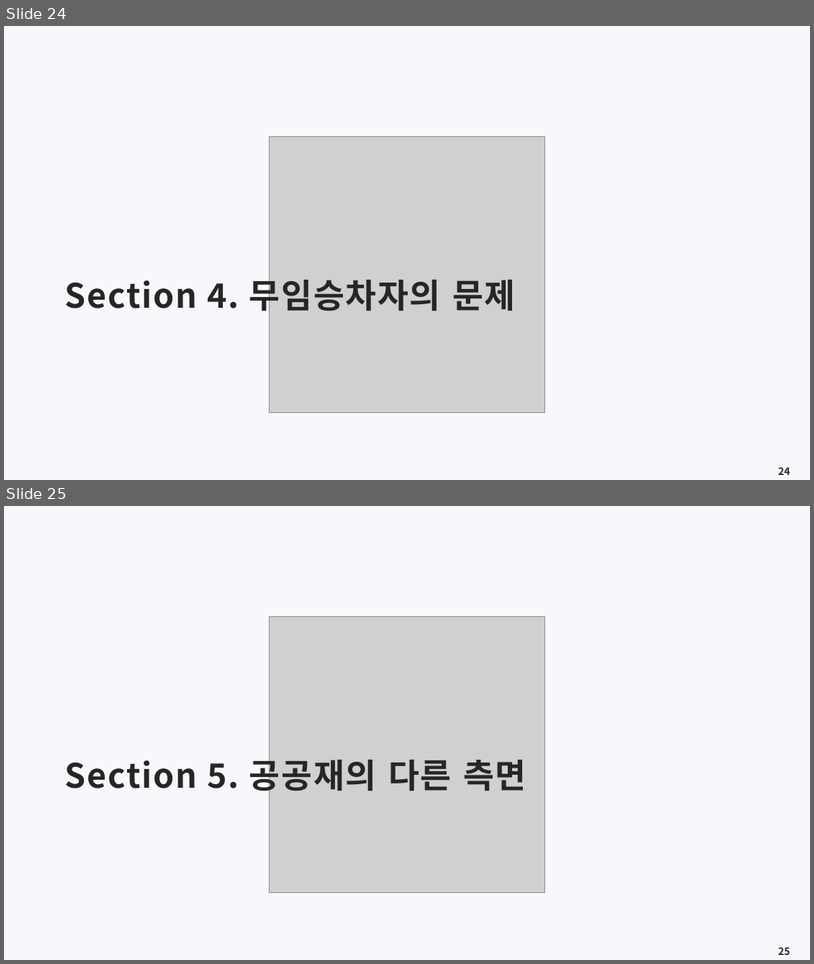
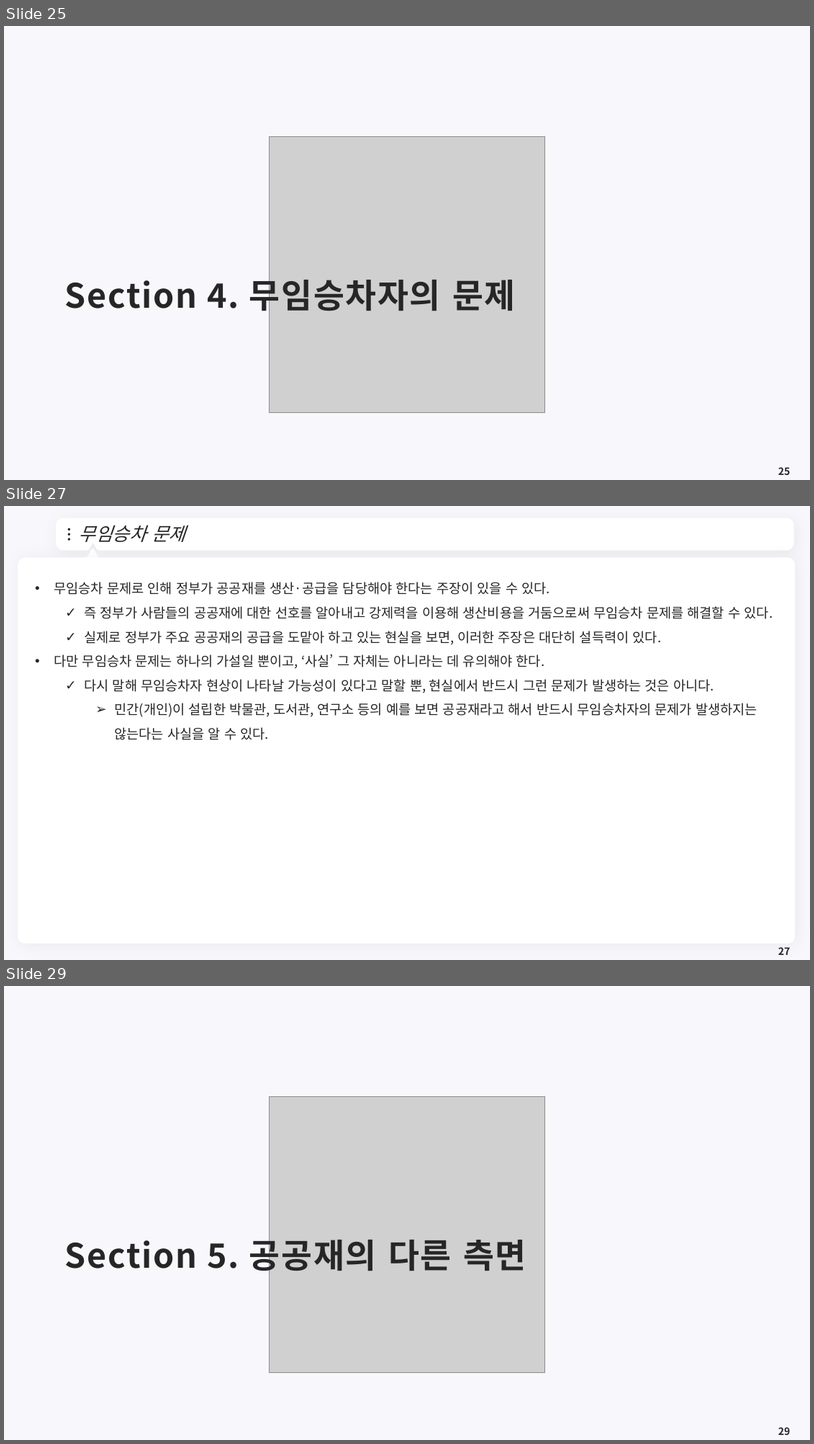
Before and after one commit to meandthey/Teaching, a slide deck: 재정학/01_Lectures/재정학_Chapter_4.pptx. Shown one above the other, each under a label of ours: slides 24 and 25 before the commit, slides 25, 27 and 29 after it; the slides between them are not shown. The pictures are 814x964 and 814x1444 pixels, drawn with LibreOffice and Linux fonts; fonts in the diff are those of the drawing; grey boxes stand for pictures; background and template pictures are left out. Boxes give left, top, right and bottom in pixels: in the first picture for what was removed or moved away, otherwise in the second. Text is boxed around its words. In the diff, an @@ line names an element or a change of style, - is before the commit and + after.

```diff
--- a/재정학/01_Lectures/재정학_Chapter_4.pptx
+++ b/재정학/01_Lectures/재정학_Chapter_4.pptx
@@ slide 27 added at (4, 506, 810, 960), background #F8F7FC @@
@@ freeform shape added at (59, 521, 792, 548), fill #FFFFFF, outline #FFFFFF 7.25 pt @@
@@ title added at (79, 525, 185, 542), 22 pt, text #262626, italic @@
+무임승차 문제
@@ ellipse added at (68, 528, 70, 530), fill #262626 @@
@@ ellipse added at (68, 533, 70, 536), fill #262626 @@
@@ ellipse added at (68, 538, 70, 541), fill #262626 @@
@@ freeform shape added at (775, 530, 782, 539), fill #FFFFFF @@
@@ rounded rectangle added at (18, 557, 796, 943), fill #FFFFFF @@
@@ triangle added at (85, 550, 100, 562), fill #FFFFFF, outline #FFFFFF 3.75 pt @@
@@ text added at (54, 582, 774, 740), 16 pt, text #262626 @@
+• 무임승차 문제로 인해 정부가 공공재를 생산·공급을 담당해야 한다는 주장이 있을 수 있다.
+  ✓ 즉 정부가 사람들의 공공재에 대한 선호를 알아내고 강제력을 이용해 생산비용을 거둠으로써 무임승차 문제를 해결할 수 있다.
+  ✓ 실제로 정부가 주요 공공재의 공급을 도맡아 하고 있는 현실을 보면, 이러한 주장은 대단히 설득력이 있다.
+• 다만 무임승차 문제는 하나의 가설일 뿐이고, ‘사실’ 그 자체는 아니라는 데 유의해야 한다.
+  ✓ 다시 말해 무임승차자 현상이 나타날 가능성이 있다고 말할 뿐, 현실에서 반드시 그런 문제가 발생하는 것은 아니다.
+    ➢ 민간(개인)이 설립한 박물관, 도서관, 연구소 등의 예를 보면 공공재라고 해서 반드시 무임승차자의 문제가 발생하지는 않는다는 사실을 알 수 있다.
@@ page number added at (779, 947, 790, 955), 12 pt, text #262626, bold @@
+27
@@ what was slide 24 is now slide 25 @@
@@ page number at (779, 467, 790, 475): text changed @@
-24
+25
@@ what was slide 25 is now slide 29 @@
```
Also in this commit, not shown: 1 slide changed, 3 other slides added.
